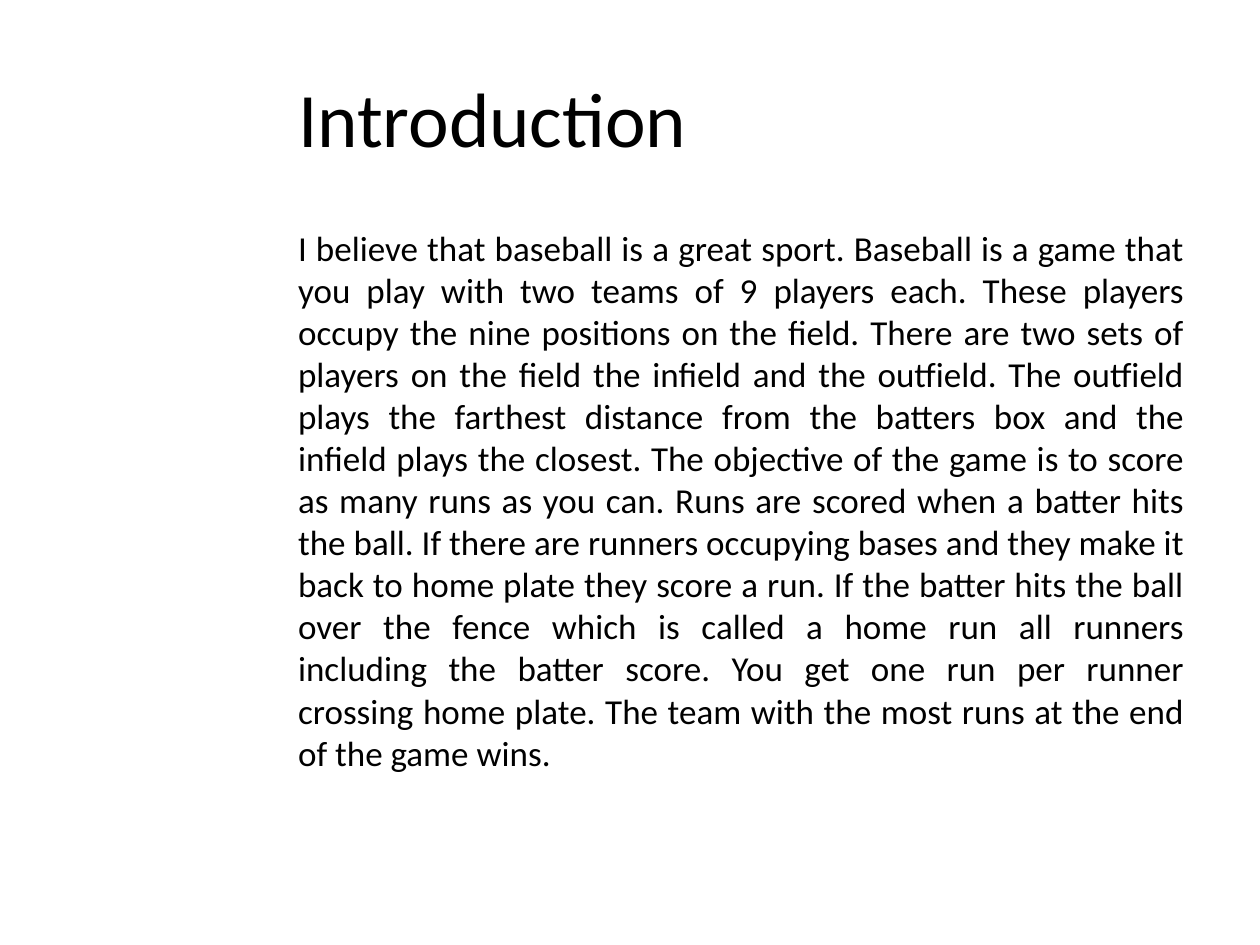
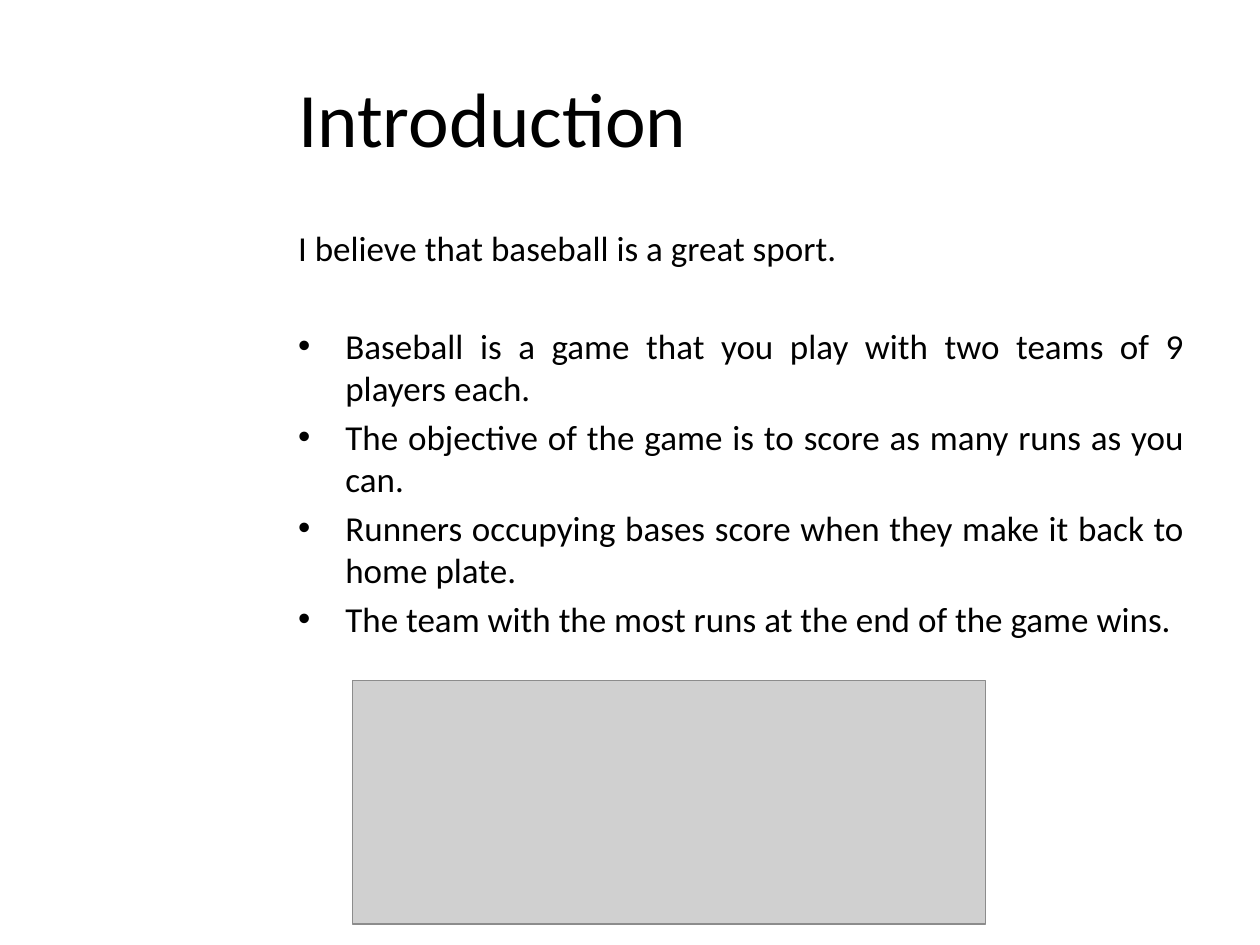
Before and after one commit to galencurley/skewlwork, a slide deck: slide 2 of Liberty University/7th Grade/Language Arts/1.3.5 - Presentation/1.3.5 - Presentation.pptx. Drawn at 1260x945 pixels with LibreOffice and Linux fonts; fonts in the diff are those of the drawing; grey boxes stand for pictures; background and template pictures are left out. Boxes give left, top, right and bottom in pixels: in the first picture for what was removed or moved away, otherwise in the second. Text is boxed around its words. In the diff, an @@ line names an element or a change of style, - is before the commit and + after.

```diff
--- a/Liberty University/7th Grade/Language Arts/1.3.5 - Presentation/1.3.5 - Presentation.pptx
+++ b/Liberty University/7th Grade/Language Arts/1.3.5 - Presentation/1.3.5 - Presentation.pptx
@@ text at (298, 236, 1184, 638): text changed @@
-I believe that baseball is a great sport. Baseball is a game that you play with two teams of 9 players each. These players occupy the nine positions on the field. There are two sets of players on the field the infield and the outfield. The outfield plays the farthest distance from the batters box and the infield plays the closest. The objective of the game is to score as many runs as you can. Runs are scored when a batter hits the ball. If there are runners occupying bases and they make it back to home plate they score a run. If the batter hits the ball over the fence which is called a home run all runners including the batter score. You get one run per runner crossing home plate. The team with the most runs at the end of the game wins.
+I believe that baseball is a great sport.
+• Baseball is a game that you play with two teams of 9 players each.
+• The objective of the game is to score as many runs as you can.
+• Runners occupying bases score when they make it back to home plate.
+• The team with the most runs at the end of the game wins.
@@ picture added at (353, 680, 987, 924) @@
```
Also in this commit, not shown: 4 other slides changed, 1 other file.
